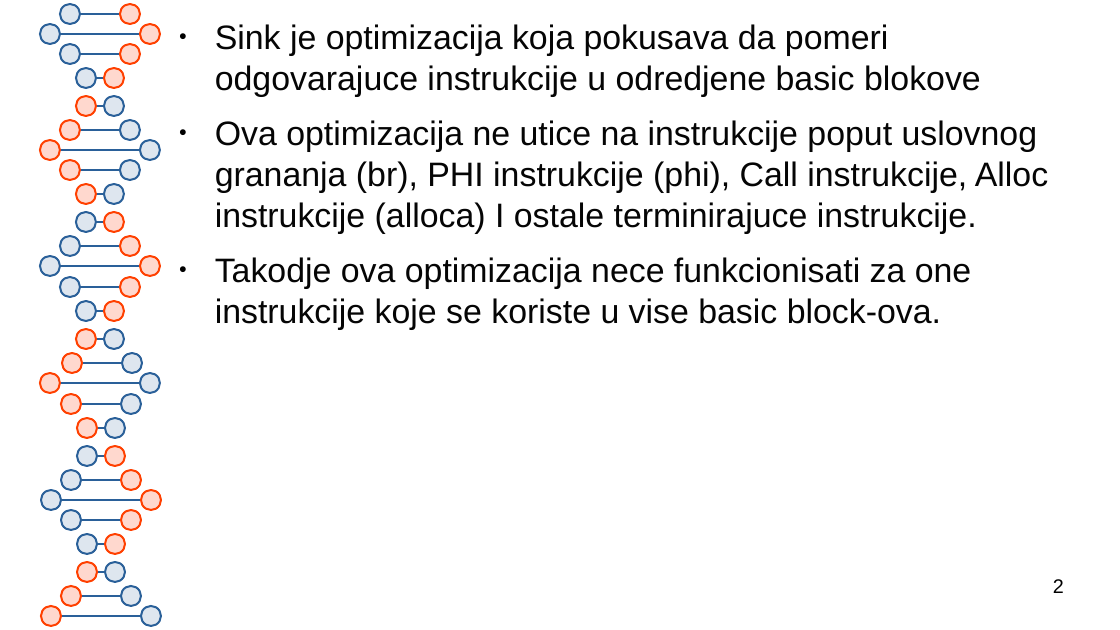
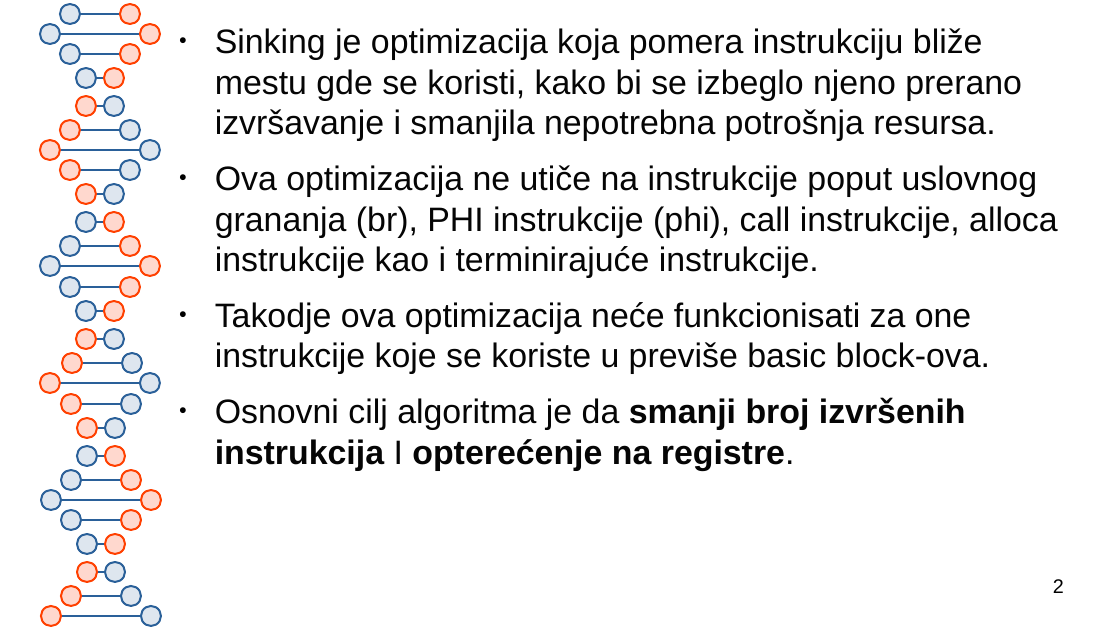
Before and after one commit to Itra7/LLVM-sink, a slide deck: slide 2 of prezentacijasink.odp. Drawn at 1120x630 pixels with LibreOffice and Linux fonts; fonts in the diff are those of the drawing. Boxes give left, top, right and bottom in pixels: in the first picture for what was removed or moved away, otherwise in the second. Text is boxed around its words. In the diff, an @@ line names an element or a change of style, - is before the commit and + after.

```diff
--- a/prezentacijasink.odp
+++ b/prezentacijasink.odp
@@ text at (x1=215, y1=28, x2=1057, y2=470): text changed @@
-● Sink je optimizacija koja pokusava da pomeri odgovarajuce instrukcije u odredjene basic blokove
-● Ova optimizacija ne utice na instrukcije poput uslovnog grananja (br), PHI instrukcije (phi), Call instrukcije, Alloc instrukcije (alloca) I ostale terminirajuce instrukcije.
-● Takodje ova optimizacija nece funkcionisati za one instrukcije koje se koriste u vise basic block-ova.
+● Sinking je optimizacija koja pomerа instrukciju bliže mestu gde se koristi, kako bi se izbeglo njeno prerano izvršavanje i smanjila nepotrebna potrošnja resursa.
+● Ova optimizacija ne utiče na instrukcije poput uslovnog grananja (br), PHI instrukcije (phi), call instrukcije, alloca instrukcije kao i terminirajuće instrukcije.
+● Takodje ova optimizacija neće funkcionisati za one instrukcije koje se koriste u previše basic block-ova.
+● Osnovni cilj algoritma je da smanji broj izvršenih instrukcija I opterećenje na registre.
```
Also in this commit, not shown: 4 other slides changed, 1 slide removed.
